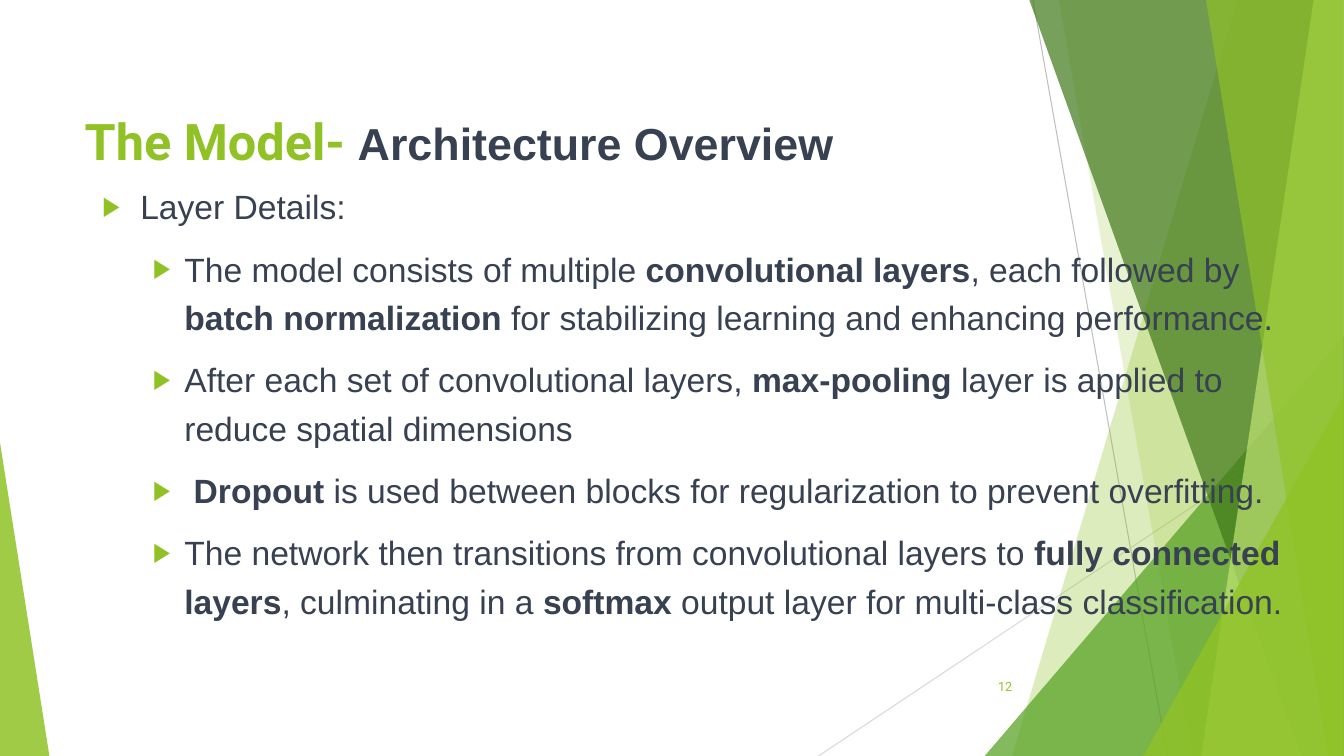
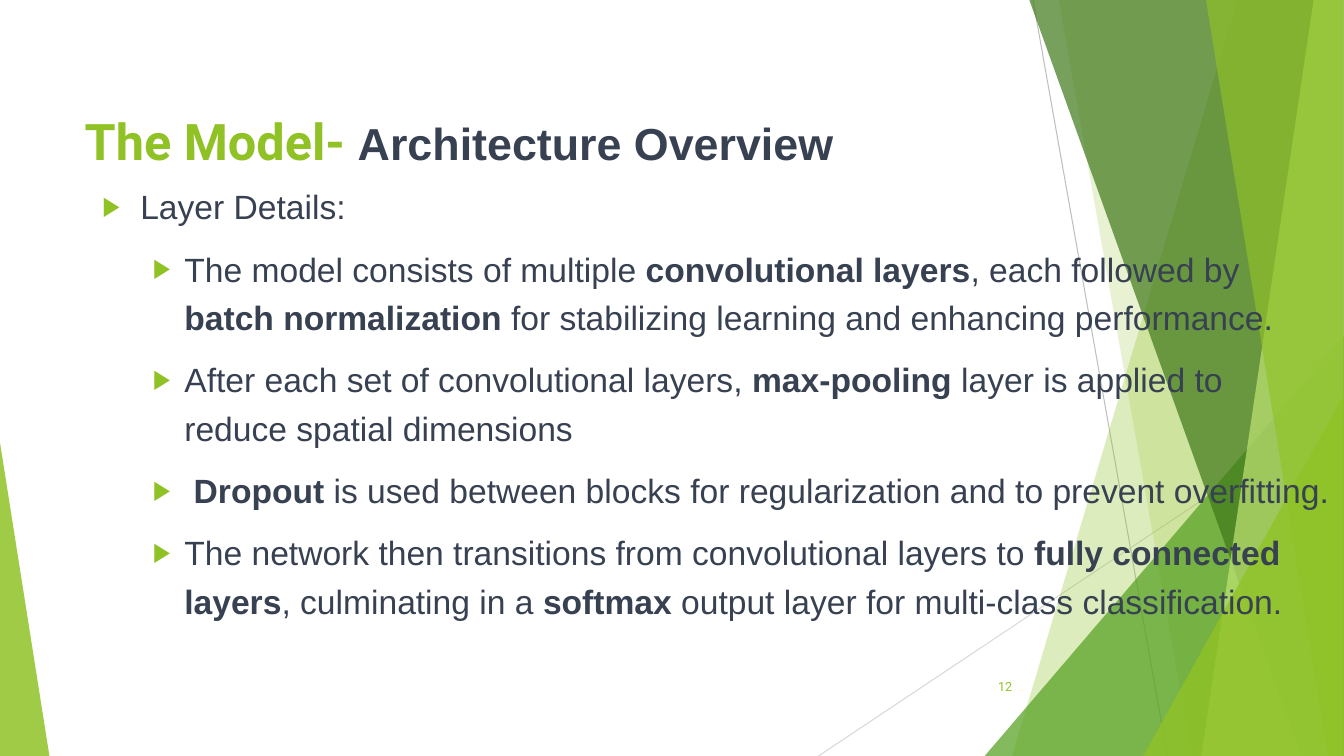
Before and after one commit to AndroZa0812/FacialEmotionRecognition, a slide deck: slide 12 of EmotionDetection.pptx. Drawn at 1344x756 pixels with LibreOffice and Linux fonts; fonts in the diff are those of the drawing. Boxes give left, top, right and bottom in pixels: in the first picture for what was removed or moved away, otherwise in the second. Text is boxed around its words. In the diff, an @@ line names an element or a change of style, - is before the commit and + after.

```diff
--- a/EmotionDetection.pptx
+++ b/EmotionDetection.pptx
@@ text at bbox=[194, 476, 1329, 510]: text changed @@
-  ▶ Dropout is used between blocks for regularization to prevent overfitting.
+  ▶ Dropout is used between blocks for regularization and to prevent overfitting.
```
Also in this commit, not shown: 4 other slides changed, 2 other files.
